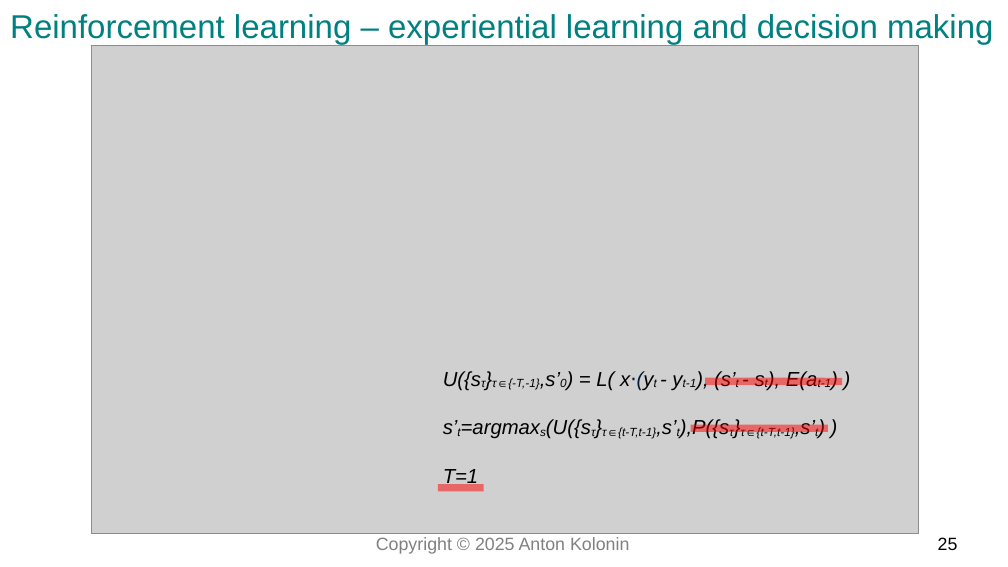
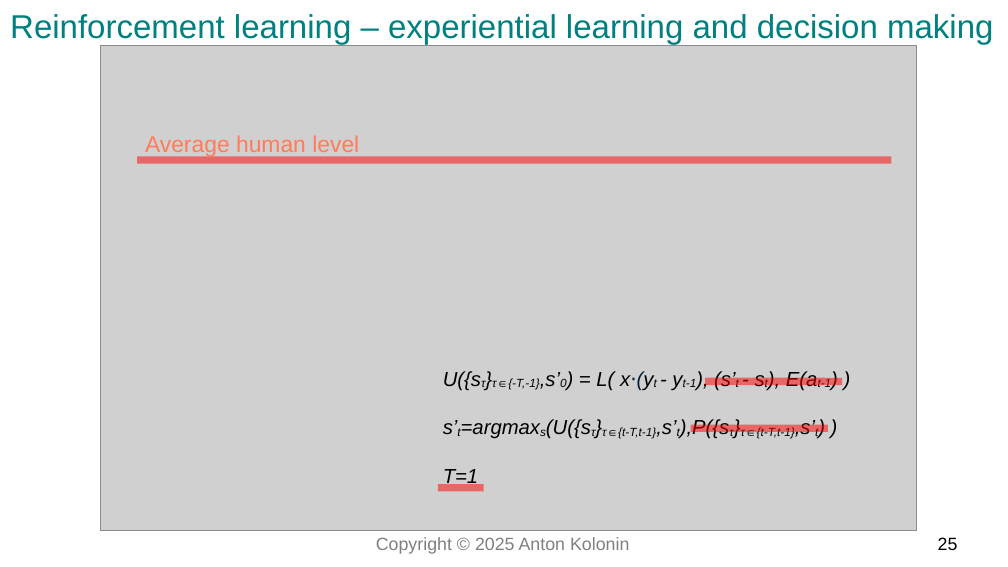
Before and after one commit to aigents/iai, a slide deck: slide 25 of docs/2025/psyche_model_kolonin_en.odp. Drawn at 1008x567 pixels with LibreOffice and Linux fonts; fonts in the diff are those of the drawing; grey boxes stand for pictures. Boxes give left, top, right and bottom in pixels: in the first picture for what was removed or moved away, otherwise in the second. Text is boxed around its words. In the diff, an @@ line names an element or a change of style, - is before the commit and + after.

```diff
--- a/docs/2025/psyche_model_kolonin_en.odp
+++ b/docs/2025/psyche_model_kolonin_en.odp
@@ picture: place and size @@
-picture at [91,46,919,533]
+picture at [100,46,917,531]
@@ text added at [145,135,359,158], 18 pt, text #FF7B59 @@
+Average human level
@@ line added from (137, 160) to (892, 160), #FF0000 5.75 pt @@
```
Also in this commit, not shown: 2 other slides changed, 2 other files.
